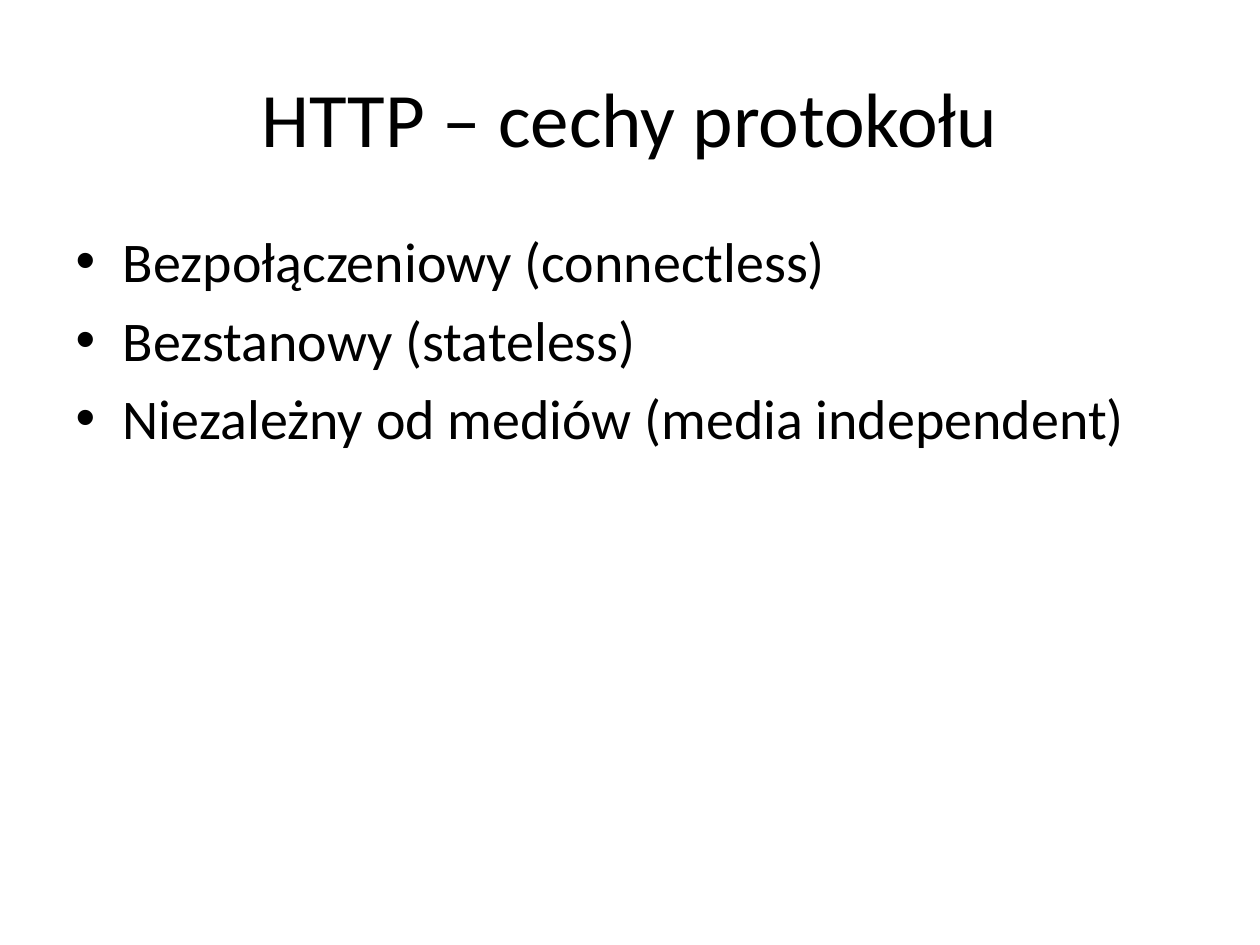
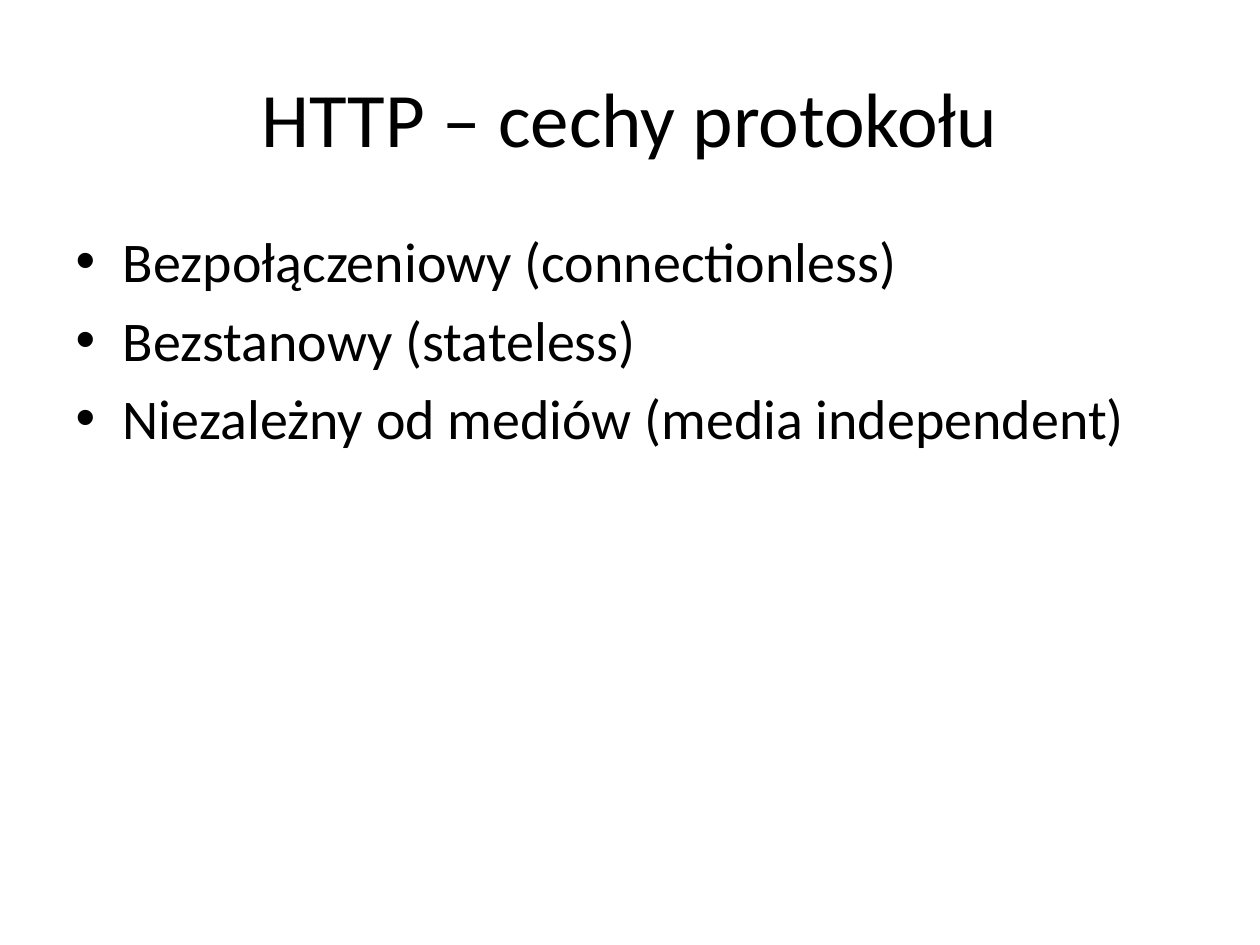
Before and after one commit to rybeek84/microservices-part1, a slide deck: slide 9 of monolit/documentation/microservices lectures/HTTP + REST.pptx (slide 5 before the commit). Drawn at 1260x945 pixels with LibreOffice and Linux fonts; fonts in the diff are those of the drawing. Boxes give left, top, right and bottom in pixels: in the first picture for what was removed or moved away, otherwise in the second. Text is boxed around its words. In the diff, an @@ line names an element or a change of style, - is before the commit and + after.

```diff
--- a/monolit/documentation/microservices lectures/HTTP + REST.pptx
+++ b/monolit/documentation/microservices lectures/HTTP + REST.pptx
@@ text at (123,241,897,291): text changed @@
-• Bezpołączeniowy (connectless)
+• Bezpołączeniowy (connectionless)
```
Also in this commit, not shown: 8 other slides changed, 15 slides added, 1 slide removed.
